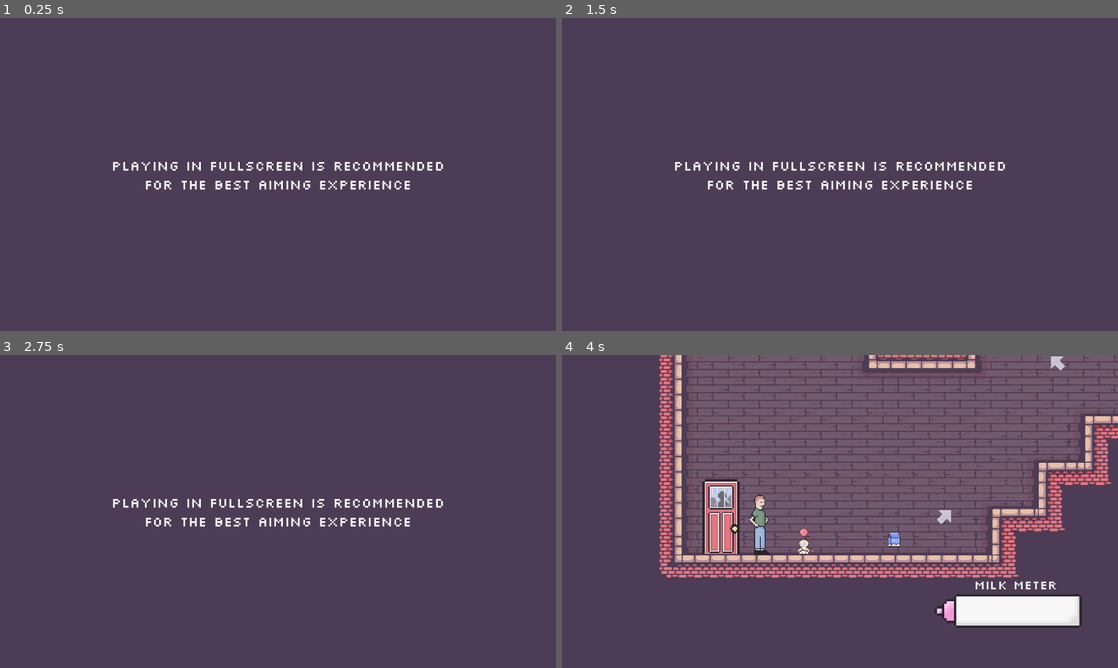
Above: before the commit, frames 1-4 (two rows, left to right).
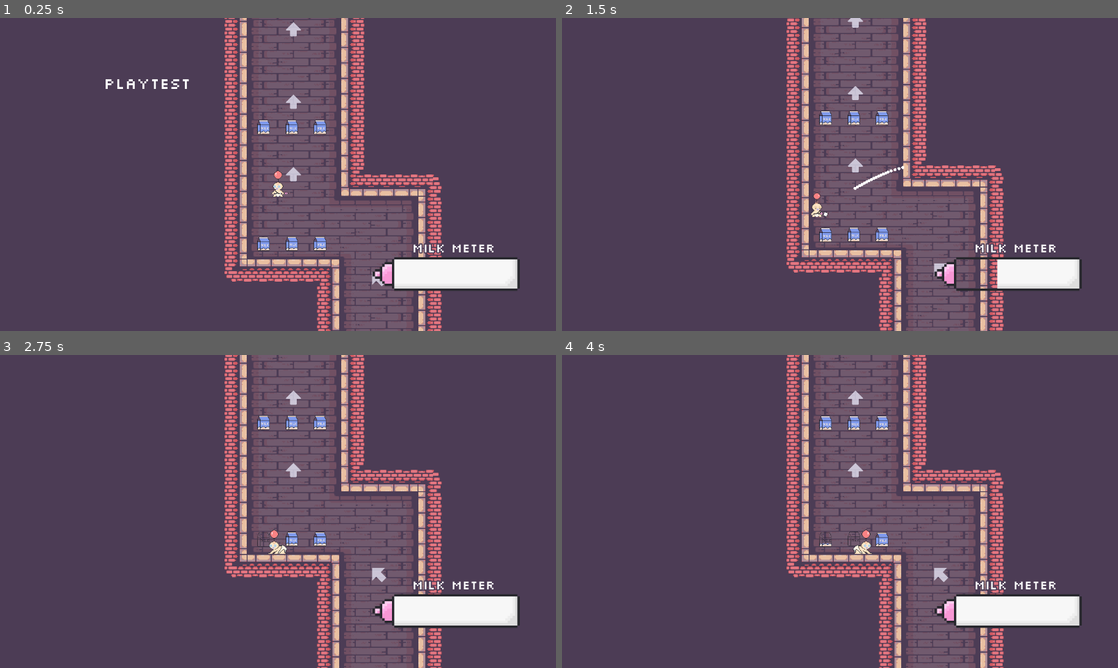
Above: after the commit, the same moments.

Repository: duncwilliams/trust-fund-baby
Game: Godot game, scene res://scenes/main.tscn
Same seed, same stepped clock (60 frames per second), same inputs: the game is played once before the commit and once after it.
Inputs (mouse positions are in pixels of both pictures, inside the frame that each line leads up to):
- Up to frame 1 (0.25 s): no input
- Up to frame 2 (1.5 s): move the mouse to (962, 158) at 0.52 s; press the mouse at (962, 158) at 0.53 s; hold D (crawl_right) from 0.53 s (still down); move the mouse to (728, 190) at 1.27 s; release the mouse at (728, 190) at 1.28 s; click (728, 190) at 1.35 s
- Up to frame 3 (2.75 s): move the mouse to (333, 442) at 2.02 s; release D (crawl_right) at 2.03 s; press the mouse at (333, 442) at 2.03 s; hold A (crawl_left) from 2.03 s (still down)
- Up to frame 4 (4 s): move the mouse to (812, 574) at 2.77 s; release A (crawl_left) at 2.78 s; release the mouse at (812, 574) at 2.78 s; hold D (crawl_right) from 2.78 s (still down); click (812, 574) at 2.85 s; move the mouse to (1006, 558) at 3.52 s; press the mouse at (1006, 558) at 3.53 s

The runs differ from the first frame. In frame 1, 23% of the frame differs, in the area x 19-94%, y 0-100%; in frame 2, 23%; in frame 3, 23%; in frame 4, 39%, in the area x 17-100%, y 0-100%.

Commit message:
new boss voice and damage audio, better boss hitbox

Diff:
--- a/scenes/bottle.tscn
+++ b/scenes/bottle.tscn
@@ -105,19 +105,19 @@
 
 [node name="ShootMilkAudio1" type="AudioStreamPlayer2D" parent="." unique_id=365437799]
 stream = SubResource("AudioStreamWAV_qr18b")
-volume_db = -9.734
+volume_db = -6.0
 
 [node name="ShootMilkAudio2" type="AudioStreamPlayer2D" parent="." unique_id=2022212533]
 stream = SubResource("AudioStreamWAV_qr18b")
-volume_db = -9.734
+volume_db = -5.0
 
 [node name="ShootMilkAudio3" type="AudioStreamPlayer2D" parent="." unique_id=1903032514]
 stream = SubResource("AudioStreamWAV_qr18b")
-volume_db = -11.23
+volume_db = -7.0
 
 [node name="ShootMilkAudio4" type="AudioStreamPlayer2D" parent="." unique_id=2051222916]
 stream = SubResource("AudioStreamWAV_qr18b")
-volume_db = -13.475
+volume_db = -6.0
 
 [node name="MilkRefillAudio" type="AudioStreamPlayer2D" parent="." unique_id=1946692859]
 stream = ExtResource("3_emwc0")
--- a/scenes/dialogue_controller.tscn
+++ b/scenes/dialogue_controller.tscn
@@ -1,7 +1,7 @@
 [gd_scene format=3 uid="uid://b2c884cxcq3pv"]
 
 [ext_resource type="Script" uid="uid://bpqeyj04iyxph" path="res://scripts/dialogue_controller.gd" id="1_6486e"]
-[ext_resource type="AudioStream" uid="uid://brliel44dbxer" path="res://audio/sfx/shoot_milk.wav" id="2_avekh"]
+[ext_resource type="AudioStream" uid="uid://6ph8jmk2fjm8" path="res://audio/sfx/boss_voice.wav" id="2_avekh"]
 
 [node name="DialogueController" type="Control" unique_id=1229814285]
 process_mode = 3
@@ -54,8 +54,9 @@
 
 [node name="BossBlipSFX" type="AudioStreamPlayer" parent="." unique_id=1961381202]
 stream = ExtResource("2_avekh")
+volume_db = -2.2
 
 [node name="BlipTimer" type="Timer" parent="." unique_id=689140526]
-wait_time = 0.05
+wait_time = 0.1
 
 [connection signal="timeout" from="BlipTimer" to="." method="_on_blip_timer_timeout"]
--- a/scenes/enemy.tscn
+++ b/scenes/enemy.tscn
@@ -384,6 +384,7 @@
 
 [node name="BossDamageAudio" type="AudioStreamPlayer2D" parent="." unique_id=1114877058]
 stream = ExtResource("8_md484")
+volume_db = 3.0
 
 [connection signal="animation_finished" from="AnimatedSprite2D" to="." method="_on_animated_sprite_2d_animation_finished"]
 [connection signal="area_entered" from="Area2D" to="." method="_on_area_2d_area_entered"]
--- a/scenes/main.tscn
+++ b/scenes/main.tscn
@@ -9,6 +9,7 @@
 
 [node name="Main" type="Node2D" unique_id=246328731]
 script = ExtResource("1_jyhfs")
+playtesting = true
 
 [node name="CanvasLayer" type="CanvasLayer" parent="." unique_id=75541172]
 layer = -100
--- a/scripts/main.gd
+++ b/scripts/main.gd
@@ -1,6 +1,5 @@
 extends Node2D
 
-@export var second_floor_enemy_scene: PackedScene
 @export var playtesting: bool = false
 var camera_speed: float = 3.0
 var elapsed_time: float = 0.0
--- a/shapes/enemy_polygon.tres
+++ b/shapes/enemy_polygon.tres
@@ -1,4 +1,4 @@
 [gd_resource type="ConvexPolygonShape2D" format=3 uid="uid://cgopdmcoxfhvm"]
 
 [resource]
-points = PackedVector2Array(-5.125, -24, -5.875, 28.25, 6.125, 28.25, 6.125, -35)
+points = PackedVector2Array(-5.625, -35, -5.875, 28.25, 6.125, 28.25, 6.125, -35)
Not shown, added: audio/sfx/boss_voice.wav.import
Not shown, changed: audio/sfx/boss_damage.wav
Not shown, added: audio/sfx/boss_voice.wav
